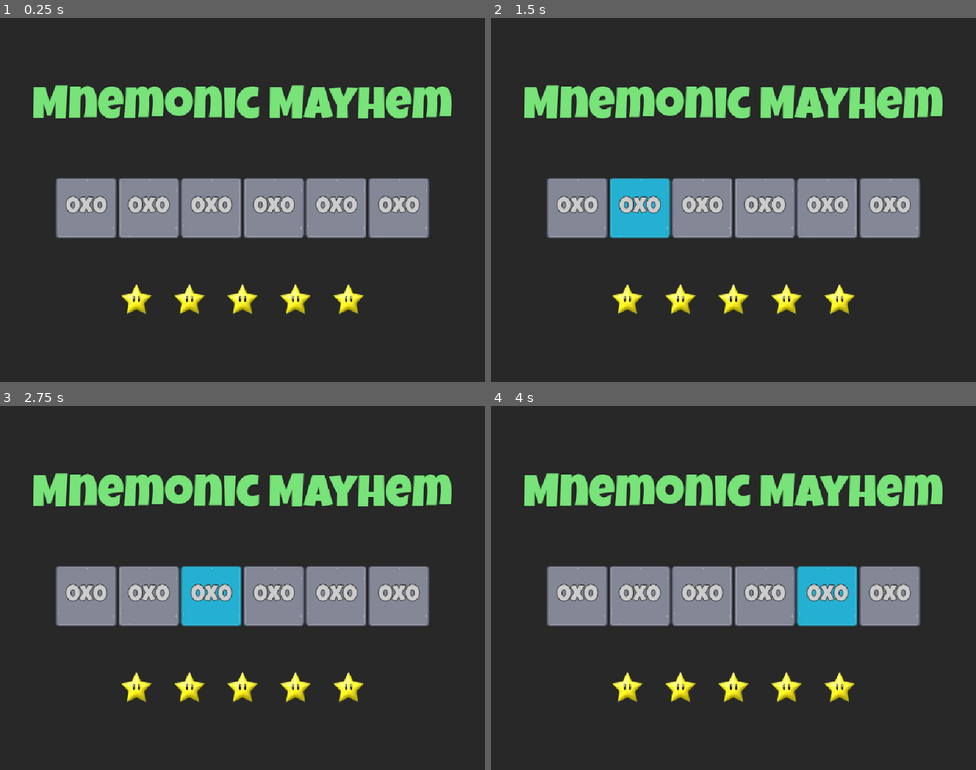
Above: before the commit, frames 1-4 (two rows, left to right).
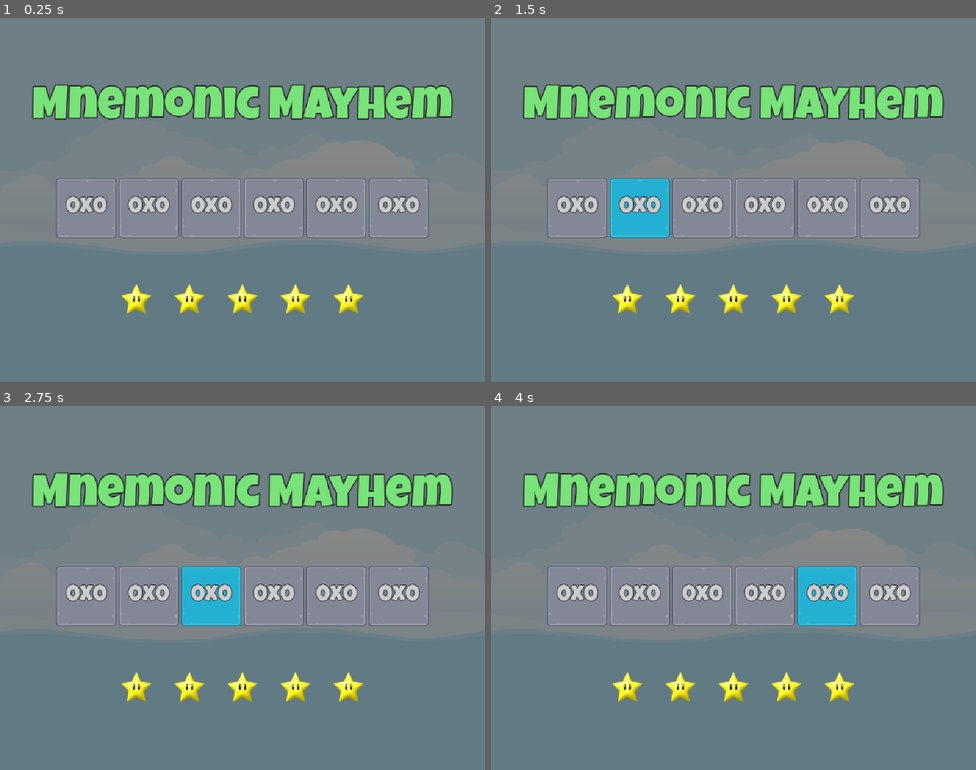
Above: after the commit, the same moments.

Repository: nrcoover/mnemonic-mayhem
Game: Godot game, scene res://Scenes/Master/Master.tscn
Same seed, same stepped clock (60 frames per second), same inputs: the game is played once before the commit and once after it. Before the commit the project starts from res://Scenes/Main/Main.tscn.
Inputs:
- Up to frame 1 (0.25 s): no input
- Up to frame 2 (1.5 s): click "0x0" at 0.5 s; click "0x0" at 1.25 s
- Up to frame 3 (2.75 s): click "0x0" at 2 s
- Up to frame 4 (4 s): click "0x0" at 2.75 s; click "0x0" at 3.5 s

The runs differ from the first frame. In frame 1, 80% of the frame differs, in the area x 0-100%, y 0-100%; in frame 2, 80%; in frame 3, 80%; in frame 4, 80%.

Commit message:
Create game scene layout

Diff:
--- /dev/null
+++ b/Resources/LabelWhite24.tres
@@ -0,0 +1,10 @@
+[gd_resource type="LabelSettings" format=3 uid="uid://b0hcj84q34lfa"]
+
+[ext_resource type="FontFile" uid="uid://bbkw24ohcs8up" path="res://Assets/fonts/LuckiestGuy-Regular.ttf" id="1_tabvn"]
+
+[resource]
+font = ExtResource("1_tabvn")
+font_size = 24
+font_color = Color(0.8, 0.8, 0.8, 1)
+outline_size = 6
+outline_color = Color(0.12941177, 0.12941177, 0.12941177, 1)
--- /dev/null
+++ b/Scenes/Game/Game.tscn
@@ -0,0 +1,148 @@
+[gd_scene format=3 uid="uid://dxnl1upsmlo26"]
+
+[ext_resource type="PackedScene" uid="uid://0y1xb3b774wr" path="res://Scenes/Spacer/Spacer.tscn" id="1_3k6gv"]
+[ext_resource type="PackedScene" uid="uid://bd1h0dudwaeg3" path="res://Scenes/MemoryTile/MemoryTile.tscn" id="1_rdw05"]
+[ext_resource type="LabelSettings" uid="uid://b0hcj84q34lfa" path="res://Resources/LabelWhite24.tres" id="2_gwu2e"]
+[ext_resource type="Texture2D" uid="uid://bu1cwtihd36ve" path="res://Assets/ui/blue_button00.png" id="3_y3kpf"]
+[ext_resource type="Texture2D" uid="uid://dk60mqtj2tuid" path="res://Assets/ui/green_button00.png" id="4_3k6gv"]
+[ext_resource type="Texture2D" uid="uid://dnknudsljmeqe" path="res://Assets/ui/yellow_button00.png" id="5_1q8bt"]
+
+[node name="Game" type="Control" unique_id=1752679722]
+layout_mode = 3
+anchors_preset = 15
+anchor_right = 1.0
+anchor_bottom = 1.0
+grow_horizontal = 2
+grow_vertical = 2
+
+[node name="HBox" type="HBoxContainer" parent="." unique_id=1840313722]
+layout_mode = 1
+anchors_preset = 15
+anchor_right = 1.0
+anchor_bottom = 1.0
+grow_horizontal = 2
+grow_vertical = 2
+
+[node name="Spacer" parent="HBox" unique_id=1016645155 instance=ExtResource("1_3k6gv")]
+layout_mode = 2
+
+[node name="GridContainer" type="GridContainer" parent="HBox" unique_id=1671809714]
+layout_mode = 2
+size_flags_horizontal = 4
+size_flags_vertical = 4
+columns = 4
+
+[node name="MemoryTile" parent="HBox/GridContainer" unique_id=379349715 instance=ExtResource("1_rdw05")]
+layout_mode = 2
+
+[node name="MemoryTile2" parent="HBox/GridContainer" unique_id=1142412187 instance=ExtResource("1_rdw05")]
+layout_mode = 2
+
+[node name="MemoryTile3" parent="HBox/GridContainer" unique_id=172243858 instance=ExtResource("1_rdw05")]
+layout_mode = 2
+
+[node name="MemoryTile4" parent="HBox/GridContainer" unique_id=440825489 instance=ExtResource("1_rdw05")]
+layout_mode = 2
+
+[node name="MemoryTile5" parent="HBox/GridContainer" unique_id=1832586263 instance=ExtResource("1_rdw05")]
+layout_mode = 2
+
+[node name="MemoryTile6" parent="HBox/GridContainer" unique_id=938414020 instance=ExtResource("1_rdw05")]
+layout_mode = 2
+
+[node name="MemoryTile7" parent="HBox/GridContainer" unique_id=1971426847 instance=ExtResource("1_rdw05")]
+layout_mode = 2
+
+[node name="MemoryTile8" parent="HBox/GridContainer" unique_id=907080856 instance=ExtResource("1_rdw05")]
+layout_mode = 2
+
+[node name="MemoryTile9" parent="HBox/GridContainer" unique_id=1127586948 instance=ExtResource("1_rdw05")]
+layout_mode = 2
+
+[node name="MemoryTile10" parent="HBox/GridContainer" unique_id=1390783394 instance=ExtResource("1_rdw05")]
+layout_mode = 2
+
+[node name="MemoryTile11" parent="HBox/GridContainer" unique_id=52488654 instance=ExtResource("1_rdw05")]
+layout_mode = 2
+
+[node name="MemoryTile12" parent="HBox/GridContainer" unique_id=677537435 instance=ExtResource("1_rdw05")]
+layout_mode = 2
+
+[node name="MemoryTile13" parent="HBox/GridContainer" unique_id=1574306355 instance=ExtResource("1_rdw05")]
+layout_mode = 2
+
+[node name="MemoryTile14" parent="HBox/GridContainer" unique_id=501085463 instance=ExtResource("1_rdw05")]
+layout_mode = 2
+
+[node name="Spacer2" parent="HBox" unique_id=1171641479 instance=ExtResource("1_3k6gv")]
+layout_mode = 2
+
+[node name="VBox" type="VBoxContainer" parent="HBox" unique_id=457412819]
+layout_mode = 2
+size_flags_horizontal = 4
+size_flags_vertical = 4
+
+[node name="HBox" type="HBoxContainer" parent="HBox/VBox" unique_id=642786642]
+layout_mode = 2
+
+[node name="Label" type="Label" parent="HBox/VBox/HBox" unique_id=707155182]
+layout_mode = 2
+size_flags_horizontal = 3
+text = "Moves"
+label_settings = ExtResource("2_gwu2e")
+vertical_alignment = 1
+
+[node name="MovesLabel" type="Label" parent="HBox/VBox/HBox" unique_id=1699055873]
+layout_mode = 2
+text = "000"
+label_settings = ExtResource("2_gwu2e")
+horizontal_alignment = 2
+vertical_alignment = 1
+
+[node name="HBox2" type="HBoxContainer" parent="HBox/VBox" unique_id=262283949]
+layout_mode = 2
+
+[node name="Label" type="Label" parent="HBox/VBox/HBox2" unique_id=1204623570]
+layout_mode = 2
+size_flags_horizontal = 3
+text = "Pairs"
+label_settings = ExtResource("2_gwu2e")
+vertical_alignment = 1
+
+[node name="PairsLabel" type="Label" parent="HBox/VBox/HBox2" unique_id=801493782]
+layout_mode = 2
+text = "10/10"
+label_settings = ExtResource("2_gwu2e")
+horizontal_alignment = 2
+vertical_alignment = 1
+
+[node name="Control" type="Control" parent="HBox/VBox" unique_id=1930158848]
+custom_minimum_size = Vector2(0, 24)
+layout_mode = 2
+
+[node name="ExitButton" type="TextureButton" parent="HBox/VBox" unique_id=1760304402]
+layout_mode = 2
+texture_normal = ExtResource("3_y3kpf")
+texture_pressed = ExtResource("4_3k6gv")
+texture_hover = ExtResource("5_1q8bt")
+
+[node name="ExitLabel" type="Label" parent="HBox/VBox/ExitButton" unique_id=476142454]
+layout_mode = 1
+anchors_preset = 8
+anchor_left = 0.5
+anchor_top = 0.5
+anchor_right = 0.5
+anchor_bottom = 0.5
+offset_left = -23.0
+offset_top = -12.5
+offset_right = 23.0
+offset_bottom = 12.5
+grow_horizontal = 2
+grow_vertical = 2
+text = "Exit"
+label_settings = ExtResource("2_gwu2e")
+horizontal_alignment = 1
+vertical_alignment = 1
+
+[node name="Spacer3" parent="HBox" unique_id=1902457359 instance=ExtResource("1_3k6gv")]
+layout_mode = 2
--- a/Scenes/Master/Master.tscn
+++ b/Scenes/Master/Master.tscn
@@ -2,6 +2,7 @@
 
 [ext_resource type="Texture2D" uid="uid://b73n4b3wnqsxg" path="res://Assets/images/backgroundEmpty.png" id="1_h6g34"]
 [ext_resource type="PackedScene" uid="uid://b0dxovca58l7j" path="res://Scenes/Main/Main.tscn" id="2_o4rt4"]
+[ext_resource type="PackedScene" uid="uid://dxnl1upsmlo26" path="res://Scenes/Game/Game.tscn" id="3_7tgqy"]
 
 [node name="Master" type="Control" unique_id=1740585475]
 layout_mode = 3
@@ -23,3 +24,7 @@
 
 [node name="Main" parent="." unique_id=1108881907 instance=ExtResource("2_o4rt4")]
 layout_mode = 1
+
+[node name="Game" parent="." unique_id=1752679722 instance=ExtResource("3_7tgqy")]
+visible = false
+layout_mode = 1
--- /dev/null
+++ b/Scenes/MemoryTile/MemoryTile.tscn
@@ -0,0 +1,8 @@
+[gd_scene format=3 uid="uid://bd1h0dudwaeg3"]
+
+[ext_resource type="Texture2D" uid="uid://bgdbme1ol0iit" path="res://Assets/frames/hidden_frame_blank.png" id="1_dtpqw"]
+
+[node name="MemoryTile" type="TextureButton" unique_id=379349715]
+offset_right = 40.0
+offset_bottom = 40.0
+texture_normal = ExtResource("1_dtpqw")
--- /dev/null
+++ b/Scenes/Spacer/Spacer.tscn
@@ -0,0 +1,6 @@
+[gd_scene format=3 uid="uid://0y1xb3b774wr"]
+
+[node name="Spacer" type="Control" unique_id=1016645155]
+layout_mode = 3
+anchors_preset = 0
+size_flags_horizontal = 3
--- a/project.godot
+++ b/project.godot
@@ -11,7 +11,7 @@
 [application]
 
 config/name="MnemonicMayhem"
-run/main_scene="uid://b0dxovca58l7j"
+run/main_scene="uid://cpgqq74f37ae7"
 config/features=PackedStringArray("4.6", "Mobile")
 config/icon="uid://cwb0y6lgtly13"
 
@@ -25,6 +25,7 @@
 window/size/viewport_width=1024
 window/size/viewport_height=768
 window/stretch/mode="canvas_items"
+window/stretch/aspect="expand"
 
 [editor]
 
